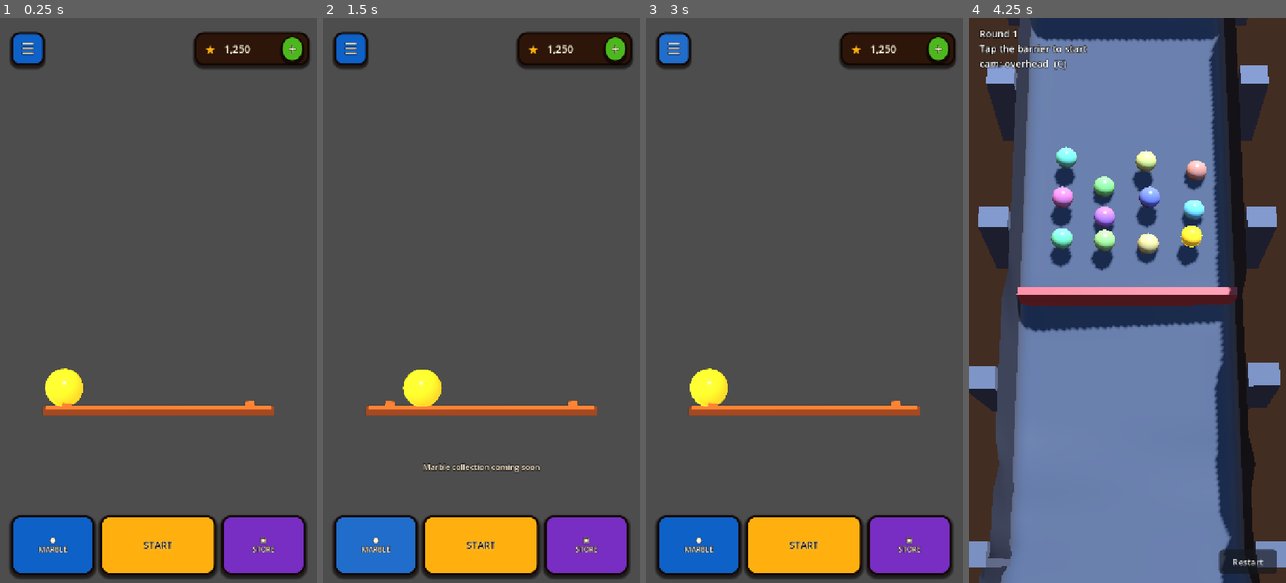
Above: before the commit, frames 1-4 (left to right).
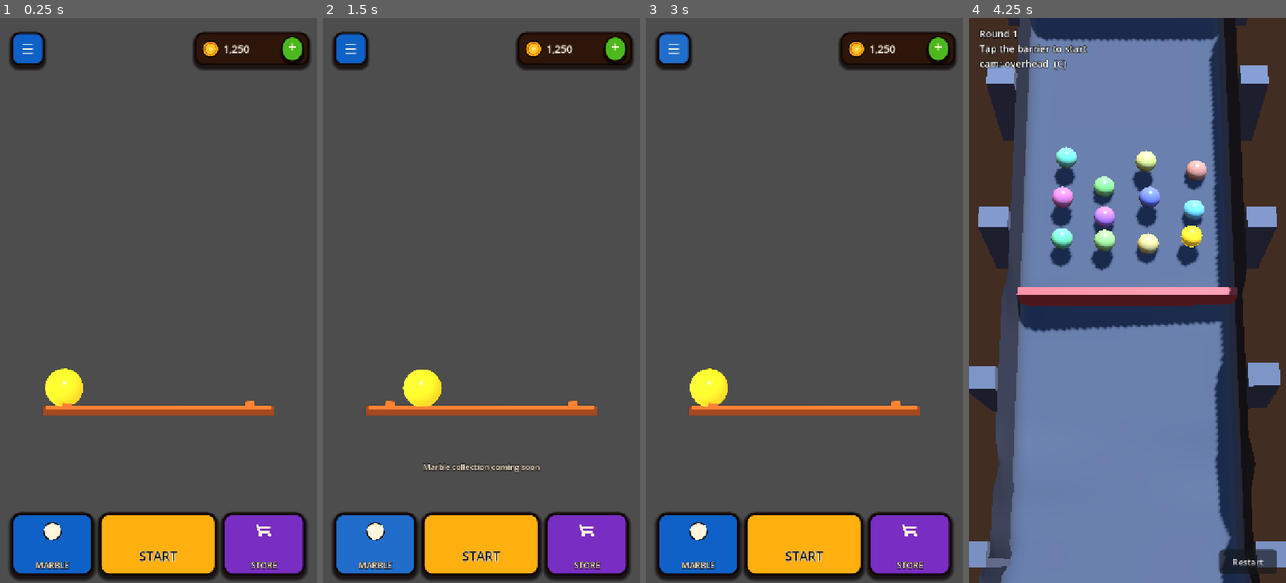
Above: after the commit, the same moments.

Repository: Arjan-N/marble-jumble
Game: Godot game, scene res://scenes/home.tscn
Two runs of this game, one before a commit and one after it. Both use one fixed random seed, a clock stepped at 60 frames per second and the inputs below.
Inputs (mouse positions are in pixels of both pictures, inside the frame that each line leads up to):
- Up to frame 1 (0.25 s): no input
- Up to frame 2 (1.5 s): click (614, 46) at 0.5 s, where only the run before the commit has a clickable "+"; click (376, 543) at 1.25 s, where only the run after the commit has a clickable "MARBLE"
- Up to frame 3 (3 s): click (909, 543) at 2 s, where only the run after the commit has a clickable "STORE"; click "< HOME" at 2.75 s
- Up to frame 4 (4.25 s): click "START" at 3.5 s

The runs differ from the first frame. In frame 1, 2.7% of the frame differs, in the area x 3-97%, y 4-100%; in frame 2, 2.7%; in frame 3, 2.7%; in frame 4, nothing differs.

Commit message:
Pass 5: redesign home screen controls

Diff:
--- a/scripts/ui/home_screen.gd
+++ b/scripts/ui/home_screen.gd
@@ -1,29 +1,18 @@
 class_name HomeScreen
 extends Control
-
-## Home screen visual system:
-## - illustrated 2D Canyon background
-## - one lightweight real 3D marble on a simple physical track
-## - replaceable comic-book logo artwork
-## - chunky illustrated-style top controls
-## - three large bottom actions with START clearly dominant
 
 const RACE_SCENE := "res://scenes/main.tscn"
 const SHOP_SCENE := "res://scenes/shop.tscn"
 const LOGO_TEXTURE := preload("res://assets/ui/home_logo.svg")
-
-const CURRENCY_SIZE := 23
-const NAV_SIZE := 22
-const NAV_SMALL_SIZE := 16
-const TOAST_SECONDS := 1.6
-
+const ICON_SCRIPT := preload("res://scripts/ui/home_icon.gd")
+
+const CREAM := Color(1.0, 0.965, 0.86)
 const INK := Color(0.075, 0.032, 0.018)
-const CREAM := Color(1.0, 0.965, 0.86)
 const YELLOW := Color(1.0, 0.69, 0.06)
-const ORANGE := Color(0.96, 0.39, 0.07)
 const BLUE := Color(0.055, 0.38, 0.78)
 const PURPLE := Color(0.47, 0.18, 0.76)
 const GREEN := Color(0.30, 0.72, 0.12)
+const TOAST_SECONDS := 1.6
 
 var _backdrop: HomeBackdrop
 var _marble_view: SubViewportContainer
@@ -35,7 +24,6 @@
 	anchor_right = 1.0
 	anchor_bottom = 1.0
 	mouse_filter = Control.MOUSE_FILTER_IGNORE
-
 	_build_backdrop()
 	_build_top_bar()
 	_build_logo()
@@ -56,19 +44,17 @@
 
 func _build_top_bar() -> void:
 	var menu := Button.new()
-	menu.text = "☰"
 	menu.anchor_left = 0.035
 	menu.anchor_top = 0.025
 	menu.offset_right = 76.0
 	menu.offset_bottom = 76.0
-	menu.add_theme_font_size_override("font_size", 34)
-	menu.add_theme_color_override("font_color", CREAM)
-	menu.add_theme_color_override("font_outline_color", INK)
-	menu.add_theme_constant_override("outline_size", 5)
-	menu.add_theme_stylebox_override("normal", _panel_style(BLUE, 5, 18, 5))
-	menu.add_theme_stylebox_override("hover", _panel_style(BLUE.lightened(0.08), 5, 18, 5))
-	menu.add_theme_stylebox_override("pressed", _panel_style(BLUE.darkened(0.12), 5, 18, 5))
-	menu.add_theme_stylebox_override("focus", _panel_style(BLUE, 5, 18, 5))
+	menu.add_theme_stylebox_override("normal", _panel_style(BLUE, 5, 18, 7))
+	menu.add_theme_stylebox_override("hover", _panel_style(BLUE.lightened(0.08), 5, 18, 7))
+	menu.add_theme_stylebox_override("pressed", _panel_style(BLUE.darkened(0.12), 5, 18, 4))
+	menu.add_theme_stylebox_override("focus", _panel_style(BLUE, 5, 18, 7))
+	var menu_icon := _icon(ICON_SCRIPT.Kind.MENU, CREAM, 46.0)
+	menu_icon.position = Vector2(15, 15)
+	menu.add_child(menu_icon)
 	menu.pressed.connect(func() -> void: _show_toast("Menu coming soon"))
 	menu.mouse_filter = Control.MOUSE_FILTER_STOP
 	add_child(menu)
@@ -80,50 +66,41 @@
 	currency.offset_left = -278.0
 	currency.offset_right = -18.0
 	currency.offset_bottom = 76.0
-	currency.add_theme_stylebox_override("panel", _panel_style(Color(0.18, 0.085, 0.035, 0.97), 5, 20, 5))
+	currency.add_theme_stylebox_override("panel", _panel_style(Color(0.18, 0.085, 0.035, 0.97), 5, 20, 7))
 	currency.mouse_filter = Control.MOUSE_FILTER_STOP
 	add_child(currency)
 
-	var currency_row := HBoxContainer.new()
-	currency_row.add_theme_constant_override("separation", 7)
-	currency_row.add_theme_constant_override("margin_left", 8)
-	currency_row.add_theme_constant_override("margin_right", 8)
-	currency.add_child(currency_row)
-
-	var coin := Label.new()
-	coin.text = "★"
+	var row := HBoxContainer.new()
+	row.add_theme_constant_override("separation", 5)
+	row.add_theme_constant_override("margin_left", 8)
+	row.add_theme_constant_override("margin_right", 7)
+	currency.add_child(row)
+
+	var coin := _icon(ICON_SCRIPT.Kind.COIN, CREAM, 48.0)
 	coin.custom_minimum_size = Vector2(48, 48)
-	coin.vertical_alignment = VERTICAL_ALIGNMENT_CENTER
-	coin.horizontal_alignment = HORIZONTAL_ALIGNMENT_CENTER
-	coin.add_theme_font_size_override("font_size", 30)
-	coin.add_theme_color_override("font_color", YELLOW)
-	coin.add_theme_color_override("font_outline_color", INK)
-	coin.add_theme_constant_override("outline_size", 4)
-	currency_row.add_child(coin)
+	row.add_child(coin)
 
 	var amount := Label.new()
 	amount.text = "1,250"
 	amount.size_flags_horizontal = Control.SIZE_EXPAND_FILL
 	amount.vertical_alignment = VERTICAL_ALIGNMENT_CENTER
-	amount.add_theme_font_size_override("font_size", CURRENCY_SIZE)
+	amount.add_theme_font_size_override("font_size", 23)
 	amount.add_theme_color_override("font_color", CREAM)
 	amount.add_theme_color_override("font_outline_color", INK)
 	amount.add_theme_constant_override("outline_size", 3)
-	currency_row.add_child(amount)
+	row.add_child(amount)
 
 	var plus := Button.new()
-	plus.text = "+"
 	plus.custom_minimum_size = Vector2(52, 52)
-	plus.add_theme_font_size_override("font_size", 31)
-	plus.add_theme_color_override("font_color", CREAM)
-	plus.add_theme_color_override("font_outline_color", INK)
-	plus.add_theme_constant_override("outline_size", 4)
 	plus.add_theme_stylebox_override("normal", _panel_style(GREEN, 4, 26, 3))
 	plus.add_theme_stylebox_override("hover", _panel_style(GREEN.lightened(0.08), 4, 26, 3))
 	plus.add_theme_stylebox_override("pressed", _panel_style(GREEN.darkened(0.12), 4, 26, 3))
 	plus.add_theme_stylebox_override("focus", _panel_style(GREEN, 4, 26, 3))
+	var plus_icon := _icon(ICON_SCRIPT.Kind.PLUS, CREAM, 34.0)
+	plus_icon.position = Vector2(9, 9)
+	plus.add_child(plus_icon)
 	plus.pressed.connect(func() -> void: _show_toast("Shop coming soon"))
-	currency_row.add_child(plus)
+	row.add_child(plus)
 
 func _build_logo() -> void:
 	var logo := TextureRect.new()
@@ -156,11 +133,10 @@
 
 	var world := Node3D.new()
 	viewport.add_child(world)
-
 	var environment := WorldEnvironment.new()
 	var env := Environment.new()
 	env.background_mode = Environment.BG_COLOR
-	env.background_color = Color(0.0, 0.0, 0.0, 0.0)
+	env.background_color = Color(0, 0, 0, 0)
 	env.ambient_light_source = Environment.AMBIENT_SOURCE_COLOR
 	env.ambient_light_color = Color(1.0, 0.78, 0.58)
 	env.ambient_light_energy = 0.72
@@ -171,7 +147,6 @@
 	light.rotation_degrees = Vector3(-32.0, -25.0, 0.0)
 	light.light_color = Color(1.0, 0.88, 0.72)
 	light.light_energy = 1.35
-	light.shadow_enabled = false
 	world.add_child(light)
 
 	var camera := Camera3D.new()
@@ -180,7 +155,6 @@
 	camera.position = Vector3(0.0, 1.55, 10.0)
 	camera.look_at_from_position(camera.position, Vector3(0.0, 0.80, 0.0), Vector3.UP)
 	world.add_child(camera)
-
 	_marble_root = HomeMarble3D.create(PlayerProfile.equipped_colour())
 	world.add_child(_marble_root)
 
@@ -212,46 +186,65 @@
 	row.anchor_right = 0.965
 	row.anchor_top = 1.0
 	row.anchor_bottom = 1.0
-	row.offset_top = -154.0
-	row.offset_bottom = -18.0
+	row.offset_top = -160.0
+	row.offset_bottom = -16.0
 	row.add_theme_constant_override("separation", 12)
 	row.mouse_filter = Control.MOUSE_FILTER_STOP
 	add_child(row)
 
-	var marble := _nav_button("●\nMARBLE", func() -> void: _show_toast("Marble collection coming soon"), BLUE, false)
+	var marble := _nav_button("MARBLE", func() -> void: _show_toast("Marble collection coming soon"), BLUE, false, ICON_SCRIPT.Kind.MARBLE)
 	marble.size_flags_stretch_ratio = 1.0
 	row.add_child(marble)
 
-	var start := _nav_button("START", _on_start_pressed, YELLOW, true)
-	start.size_flags_stretch_ratio = 1.38
+	var start := _nav_button("START", _on_start_pressed, YELLOW, true, -1)
+	start.size_flags_stretch_ratio = 1.42
 	row.add_child(start)
 
-	var store := _nav_button("▣\nSTORE", func() -> void: get_tree().change_scene_to_file(SHOP_SCENE), PURPLE, false)
+	var store := _nav_button("STORE", func() -> void: get_tree().change_scene_to_file(SHOP_SCENE), PURPLE, false, ICON_SCRIPT.Kind.CART)
 	store.size_flags_stretch_ratio = 1.0
 	row.add_child(store)
 
-func _nav_button(label: String, on_pressed: Callable, fill: Color, emphasised: bool) -> Button:
+func _nav_button(label: String, on_pressed: Callable, fill: Color, emphasised: bool, icon_kind: int) -> Button:
 	var button := Button.new()
-	button.text = label
+	button.text = ""
 	button.size_flags_horizontal = Control.SIZE_EXPAND_FILL
-	button.custom_minimum_size = Vector2(0, 122 if emphasised else 112)
-	button.alignment = HORIZONTAL_ALIGNMENT_CENTER
-	button.add_theme_font_size_override("font_size", NAV_SIZE if emphasised else NAV_SMALL_SIZE)
-	button.add_theme_color_override("font_color", INK if emphasised else CREAM)
-	button.add_theme_color_override("font_hover_color", INK if emphasised else CREAM)
-	button.add_theme_color_override("font_pressed_color", INK if emphasised else CREAM)
-	button.add_theme_color_override("font_outline_color", CREAM if emphasised else INK)
-	button.add_theme_constant_override("outline_size", 4)
-
-	var normal := _panel_style(fill, 5, 22, 7)
-	var hover := _panel_style(fill.lightened(0.08), 5, 22, 7)
-	var pressed := _panel_style(fill.darkened(0.14), 5, 22, 4)
-	button.add_theme_stylebox_override("normal", normal)
-	button.add_theme_stylebox_override("hover", hover)
-	button.add_theme_stylebox_override("pressed", pressed)
-	button.add_theme_stylebox_override("focus", normal)
+	button.custom_minimum_size = Vector2(0, 126 if emphasised else 118)
+	button.add_theme_stylebox_override("normal", _panel_style(fill, 6, 22, 8))
+	button.add_theme_stylebox_override("hover", _panel_style(fill.lightened(0.08), 6, 22, 8))
+	button.add_theme_stylebox_override("pressed", _panel_style(fill.darkened(0.14), 6, 22, 4))
+	button.add_theme_stylebox_override("focus", _panel_style(fill, 6, 22, 8))
 	button.pressed.connect(on_pressed)
+
+	if icon_kind >= 0:
+		var icon := _icon(icon_kind, CREAM, 54.0 if not emphasised else 44.0)
+		icon.anchor_left = 0.5
+		icon.anchor_top = 0.08
+		icon.position = Vector2(-27, 4)
+		button.add_child(icon)
+
+	var text := Label.new()
+	text.text = label
+	text.anchor_left = 0.0
+	text.anchor_right = 1.0
+	text.anchor_top = 0.67 if not emphasised else 0.38
+	text.anchor_bottom = 1.0
+	text.horizontal_alignment = HORIZONTAL_ALIGNMENT_CENTER
+	text.vertical_alignment = VERTICAL_ALIGNMENT_CENTER
+	text.add_theme_font_size_override("font_size", 19 if not emphasised else 29)
+	text.add_theme_color_override("font_color", INK if emphasised else CREAM)
+	text.add_theme_color_override("font_outline_color", CREAM if emphasised else INK)
+	text.add_theme_constant_override("outline_size", 5)
+	text.mouse_filter = Control.MOUSE_FILTER_IGNORE
+	button.add_child(text)
 	return button
+
+func _icon(kind: int, fill: Color, side: float) -> HomeIcon:
+	var icon := HomeIcon.new()
+	icon.kind = kind
+	icon.fill = fill
+	icon.custom_minimum_size = Vector2(side, side)
+	icon.size = Vector2(side, side)
+	return icon
 
 func _panel_style(fill: Color, border: int, radius: int, shadow: int) -> StyleBoxFlat:
 	var style := StyleBoxFlat.new()
@@ -259,9 +252,9 @@
 	style.set_corner_radius_all(radius)
 	style.set_border_width_all(border)
 	style.border_color = INK
-	style.shadow_color = Color(0.03, 0.012, 0.006, 0.65)
+	style.shadow_color = Color(0.03, 0.012, 0.006, 0.72)
 	style.shadow_size = shadow
-	style.shadow_offset = Vector2(0.0, 5.0)
+	style.shadow_offset = Vector2(0.0, 6.0)
 	style.content_margin_left = 12.0
 	style.content_margin_right = 12.0
 	style.content_margin_top = 8.0
